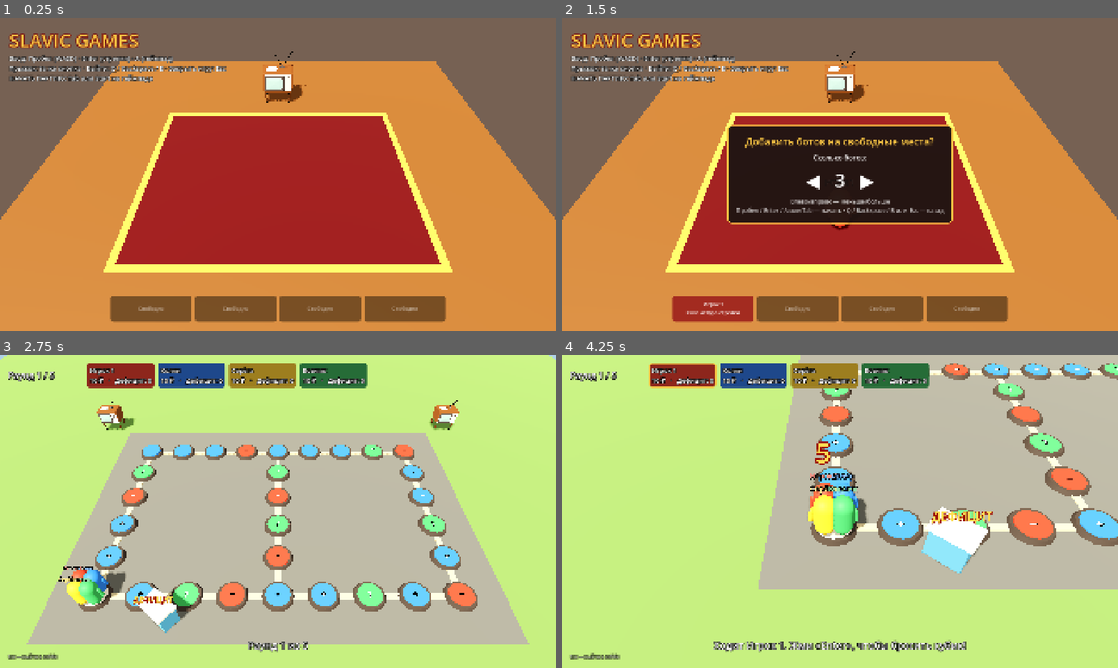
Above: before the commit, frames 1-4 (two rows, left to right).
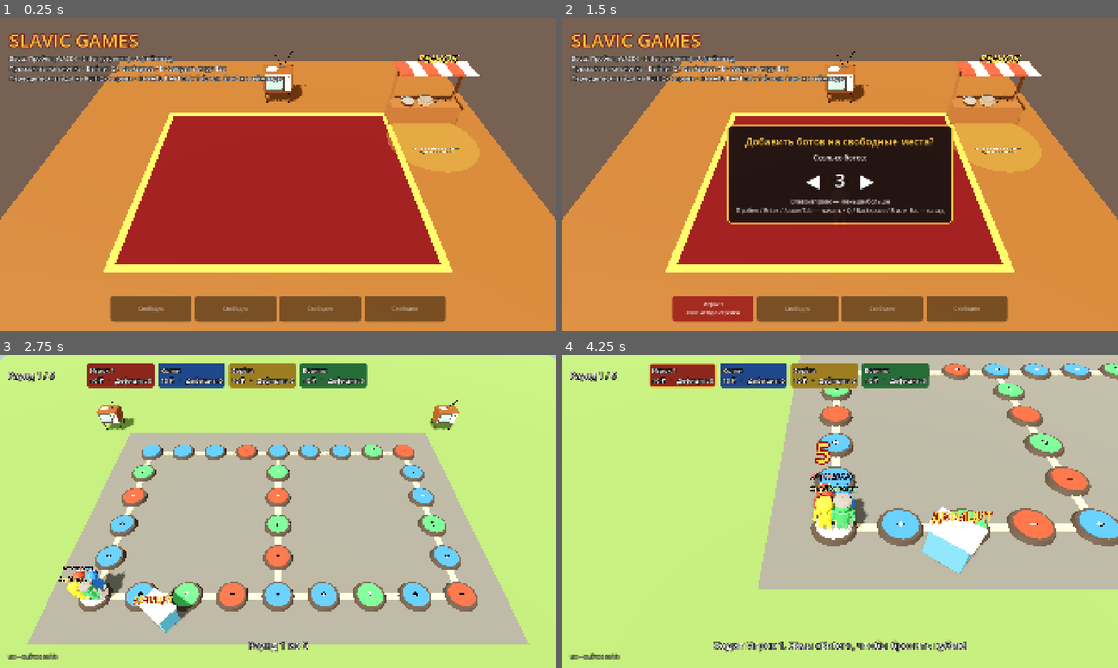
Above: after the commit, the same moments.

Repository: Gabrie1code/slavic-games
Game: Godot game, scene res://scenes/lobby/local_lobby.tscn
The game is run twice, just before and just after one commit, with the same random seed, the same clock (stepped at 60 frames per second) and the same inputs.
Inputs:
- Up to frame 1 (0.25 s): no input
- Up to frame 2 (1.5 s): tap Enter at 0.5 s; hold D 0.53-1.28 s; tap Tab at 0.6 s; tap Space at 0.77, 1.25 s; hold S from 1.28 s (still down); tap E at 1.35 s
- Up to frame 3 (2.75 s): tap Space at 1.52 s; tap Enter at 2, 2.1 s; release S at 2.03 s; hold D from 2.03 s (still down)
- Up to frame 4 (4.25 s): release D at 2.78 s; hold W 2.78-3.53 s; tap Keypad Enter at 2.85 s; tap Space at 3.02, 3.5, 3.77 s; hold A from 3.53 s (still down); tap Q at 3.6 s

The runs differ from the first frame. In frame 1, 3.7% of the frame differs, in the area x 1-87%, y 11-50%; in frame 2, 3.7%, in the area x 1-87%, y 11-68%; in frame 3, 0.5%; in frame 4, 0.8%.

Commit message:
Персонаж из частей с одеждой и рынок в лобби
- Единая модель персонажа (Blender-скрипт), окрашивается в цвет игрока
- Анимация кодом: ходьба, взмахи рук, дыхание; API персонажа не изменился
- Система одежды: 5 слотов, материал Primary красится в цвет игрока
- Вещи: кепарик, ушанка, олимпийка и треники «Абибас», кеды, очки-капельки
- Рынок в лобби: прилавок с товаром, гардероб для каждого игрока
- Наряды сохраняются за устройством, боты одеваются случайно

Co-Authored-By: Claude Opus 5.5 <noreply@anthropic.com>
Claude-Session: https://claude.ai/code/session_01D8uwbRJurrt4bqrYm2joHC

Diff:
--- a/autoload/player_manager.gd
+++ b/autoload/player_manager.gd
@@ -8,6 +8,8 @@
 
 ## Партия и мини-игры рассчитаны на 1–4 игроков (пустые места позже займут боты).
 const MAX_PLAYERS := 4
+## Файл с нарядами игроков (в папке сохранений пользователя).
+const OUTFITS_PATH := "user://outfits.cfg"
 
 ## Цвета игроков по слотам.
 const SLOT_COLORS: Array[Color] = [
@@ -52,6 +54,7 @@
 
 	InputSetup.register_player(p)
 	p.input = PlayerInput.new(p.slot)
+	p.outfit = load_outfit(p.device_key())
 
 	players.append(p)
 	player_joined.emit(p)
@@ -69,6 +72,7 @@
 	p.color = SLOT_COLORS[p.slot]
 	p.device_kind = PlayerData.DeviceKind.BOT
 	p.input = BotInput.new()
+	p.outfit = Cosmetics.random_outfit()
 	var taken: Array[String] = []
 	for other in players:
 		taken.append(other.display_name)
@@ -79,6 +83,28 @@
 	players.append(p)
 	player_joined.emit(p)
 	return p
+
+
+## Сохранить наряд игрока (привязан к его устройству).
+func save_outfit(p: PlayerData) -> void:
+	if p.device_key() == "":
+		return
+	var config := ConfigFile.new()
+	config.load(OUTFITS_PATH) # если файла нет — начнём с пустого
+	config.set_value("outfits", p.device_key(), p.outfit)
+	config.save(OUTFITS_PATH)
+
+
+func load_outfit(key: String) -> Dictionary:
+	var config := ConfigFile.new()
+	if key == "" or config.load(OUTFITS_PATH) != OK:
+		return {}
+	var outfit: Dictionary = config.get_value("outfits", key, {})
+	# Вещи, которых больше нет в каталоге, пропускаем.
+	for slot: int in outfit.keys():
+		if not Cosmetics.ITEMS.has(outfit[slot]):
+			outfit.erase(slot)
+	return outfit
 
 
 func free_slots() -> int:
--- a/scenes/characters/test_character.gd
+++ b/scenes/characters/test_character.gd
@@ -1,10 +1,10 @@
 class_name PlayerCharacter
 extends CharacterBody3D
-## Временный персонаж-капсула с руками.
-## Позже заменим на настоящих персонажей с моделями и анимациями.
+## Персонаж игрока: единая модель из частей, окрашенная в цвет игрока, плюс одежда.
 ##
-## Умеет: ходить и прыгать по вводу игрока, поднимать руку, держать предмет,
-## крутиться (атака битой), получать отбрасывание.
+## Части модели (из tools/blender/character.py): Torso, Head, ArmL, ArmR, LegL, LegR.
+## Анимация — кодом: ноги и руки качаются при ходьбе, правая рука поднимается
+## и держит предметы, всё тело крутится при атаке.
 
 const ACCELERATION := 40.0
 const JUMP_VELOCITY := 6.5
@@ -14,6 +14,9 @@
 const ARM_DOWN := 0.12
 const ARM_UP := 2.75
 const ARM_SIDE := 1.45
+## Ходьба: частота шага и размах рук/ног.
+const STEP_FREQUENCY := 2.4
+const SWING := 0.65
 
 var player: PlayerData
 var spawn_position := Vector3.ZERO
@@ -28,13 +31,25 @@
 var _knockback := Vector3.ZERO
 var _gravity: float = ProjectSettings.get_setting("physics/3d/default_gravity")
 var _arm_tween: Tween
+var _right_arm_busy := false
+var _walk_phase := 0.0
+var _idle_time := 0.0
+var _primary_material: StandardMaterial3D
+## Слот одежды -> надетые куски (чтобы снять при смене).
+var _worn: Dictionary = {}
 
 @onready var visual: Node3D = $Visual
-@onready var right_hand: Node3D = $Visual/ArmRight/Hand
-@onready var _arm_right: Node3D = $Visual/ArmRight
-@onready var _arm_left: Node3D = $Visual/ArmLeft
-@onready var _body: MeshInstance3D = $Visual/Body
+@onready var right_hand: Node3D = Node3D.new()
+@onready var _model: Node3D = $Visual/Model
 @onready var _name_label: Label3D = $NameLabel
+@onready var _parts := {
+	"Torso": $Visual/Model/Torso,
+	"Head": $Visual/Model/Head,
+	"ArmL": $Visual/Model/ArmL,
+	"ArmR": $Visual/Model/ArmR,
+	"LegL": $Visual/Model/LegL,
+	"LegR": $Visual/Model/LegR,
+}
 
 
 ## Вызывается сразу после создания персонажа, до добавления в сцену.
@@ -46,14 +61,19 @@
 
 
 func _ready() -> void:
-	var mat := StandardMaterial3D.new()
-	mat.albedo_color = player.color
-	mat.roughness = 0.6
-	_body.material_override = mat
-	for arm in [_arm_left, _arm_right]:
-		(arm.get_node("Mesh") as MeshInstance3D).material_override = mat
-	_arm_left.rotation.z = -ARM_DOWN
-	_arm_right.rotation.z = ARM_DOWN
+	_primary_material = StandardMaterial3D.new()
+	_primary_material.albedo_color = player.color
+	_primary_material.roughness = 0.6
+	_recolor(_model)
+
+	# Точка «в руке» — на конце правой руки.
+	right_hand.name = "Hand"
+	right_hand.position = Vector3(0, -0.42, 0)
+	_part("ArmR").add_child(right_hand)
+	_part("ArmL").rotation.z = -ARM_DOWN
+	_part("ArmR").rotation.z = ARM_DOWN
+
+	apply_outfit(player.outfit)
 	_name_label.text = player.display_name
 	_name_label.modulate = player.color.lightened(0.3)
 
@@ -87,6 +107,27 @@
 		_knockback = Vector3.ZERO
 
 
+## Анимация ходьбы и дыхания (только визуал, работает и без физики).
+func _process(delta: float) -> void:
+	_idle_time += delta
+	var walk_speed := Vector2(velocity.x, velocity.z).length() if is_physics_processing() else 0.0
+	var amount := clampf(walk_speed / 6.0, 0.0, 1.0)
+	_walk_phase += delta * STEP_FREQUENCY * TAU * amount
+	var swing := sin(_walk_phase) * SWING * amount
+	# Ноги и руки качаются навстречу друг другу; в стойке — плавно возвращаются.
+	var legs_back := 1.0 - minf(1.0, delta * 10.0)
+	_part("LegL").rotation.x = swing if amount > 0.05 else _part("LegL").rotation.x * legs_back
+	_part("LegR").rotation.x = -swing if amount > 0.05 else _part("LegR").rotation.x * legs_back
+	_part("ArmL").rotation.x = -swing * 0.8
+	if not _right_arm_busy:
+		_part("ArmR").rotation.x = swing * 0.8
+	else:
+		_part("ArmR").rotation.x = 0.0
+	# Подпрыгивание при шаге и лёгкое «дыхание» в стойке.
+	_model.position.y = absf(sin(_walk_phase)) * 0.06 * amount
+	_part("Head").rotation.x = sin(_idle_time * 2.0) * 0.04
+
+
 ## Отбросить персонажа (например, от удара битой).
 func apply_knockback(impulse: Vector3) -> void:
 	_knockback += Vector3(impulse.x, 0.0, impulse.z)
@@ -98,12 +139,13 @@
 	set_arm_angle(ARM_UP if up else ARM_DOWN, time)
 
 
-## Повернуть правую руку на угол (радианы, 0 = вниз).
+## Повернуть правую руку на угол (радианы, ARM_DOWN = опущена).
 func set_arm_angle(angle: float, time: float = 0.15) -> void:
+	_right_arm_busy = absf(angle - ARM_DOWN) > 0.01
 	if _arm_tween:
 		_arm_tween.kill()
 	_arm_tween = create_tween()
-	_arm_tween.tween_property(_arm_right, "rotation:z", angle, time) \
+	_arm_tween.tween_property(_part("ArmR"), "rotation:z", angle, time) \
 		.set_trans(Tween.TRANS_BACK).set_ease(Tween.EASE_OUT)
 
 
@@ -113,8 +155,54 @@
 		child.queue_free()
 	if item:
 		right_hand.add_child(item)
-
-
-## Тело-капсула для покраски (например, продавщица в белом халате).
+		_right_arm_busy = true
+
+
+## Перекрасить «основной» цвет (например, белый халат продавщицы).
 func set_body_color(color: Color) -> void:
-	(_body.material_override as StandardMaterial3D).albedo_color = color
+	_primary_material.albedo_color = color
+
+
+## Надеть наряд: словарь {Cosmetics.Slot: id вещи}. Пустые слоты — ничего.
+func apply_outfit(outfit: Dictionary) -> void:
+	for slot: int in Cosmetics.SLOT_NAMES:
+		wear(slot, outfit.get(slot, ""))
+
+
+## Надеть вещь в слот (пустой id — снять).
+func wear(slot: int, item_id: String) -> void:
+	for piece: Node in _worn.get(slot, []):
+		piece.queue_free()
+	_worn.erase(slot)
+	if item_id == "" or not Cosmetics.ITEMS.has(item_id):
+		return
+	var item := Cosmetics.load_item(item_id).instantiate()
+	var pieces: Array[Node] = []
+	# Каждый кусок вещи переезжает внутрь своей части тела.
+	for piece: Node in item.get_children():
+		if not piece is Node3D or not _parts.has(String(piece.name)):
+			continue
+		var piece_3d := piece as Node3D
+		item.remove_child(piece_3d)
+		_part(String(piece.name)).add_child(piece_3d)
+		piece_3d.transform = Transform3D.IDENTITY
+		_recolor(piece_3d)
+		pieces.append(piece_3d)
+	item.queue_free()
+	_worn[slot] = pieces
+
+
+func _part(part_name: String) -> Node3D:
+	return _parts[part_name] as Node3D
+
+
+## Материал "Primary" на всех мешах внутри node заменяется цветом игрока.
+func _recolor(node: Node) -> void:
+	if node is MeshInstance3D:
+		var mesh_instance := node as MeshInstance3D
+		for i in mesh_instance.mesh.get_surface_count():
+			var surface_material := mesh_instance.mesh.surface_get_material(i)
+			if surface_material and surface_material.resource_name.begins_with("Primary"):
+				mesh_instance.set_surface_override_material(i, _primary_material)
+	for child in node.get_children():
+		_recolor(child)
--- a/scenes/characters/test_character.tscn
+++ b/scenes/characters/test_character.tscn
@@ -1,34 +1,13 @@
 [gd_scene format=3]
 
 [ext_resource type="Script" path="res://scenes/characters/test_character.gd" id="1_script"]
+[ext_resource type="PackedScene" path="res://assets/models/character/character_base.glb" id="2_model"]
 
 [sub_resource type="CapsuleShape3D" id="CapsuleShape3D_body"]
 radius = 0.4
 height = 1.6
 
-[sub_resource type="CapsuleMesh" id="CapsuleMesh_body"]
-radius = 0.4
-height = 1.6
-radial_segments = 12
-rings = 4
-
-[sub_resource type="StandardMaterial3D" id="Mat_eye"]
-albedo_color = Color(0.05, 0.05, 0.05, 1)
-
-[sub_resource type="SphereMesh" id="SphereMesh_eye"]
-material = SubResource("Mat_eye")
-radius = 0.07
-height = 0.14
-radial_segments = 8
-rings = 4
-
-[sub_resource type="CapsuleMesh" id="CapsuleMesh_arm"]
-radius = 0.09
-height = 0.62
-radial_segments = 8
-rings = 2
-
-[node name="TestCharacter" type="CharacterBody3D"]
+[node name="Character" type="CharacterBody3D"]
 script = ExtResource("1_script")
 
 [node name="Collision" type="CollisionShape3D" parent="."]
@@ -37,37 +16,7 @@
 
 [node name="Visual" type="Node3D" parent="."]
 
-[node name="Body" type="MeshInstance3D" parent="Visual"]
-transform = Transform3D(1, 0, 0, 0, 1, 0, 0, 0, 1, 0, 0.8, 0)
-mesh = SubResource("CapsuleMesh_body")
-
-[node name="EyeLeft" type="MeshInstance3D" parent="Visual"]
-transform = Transform3D(1, 0, 0, 0, 1, 0, 0, 0, 1, -0.14, 1.25, -0.36)
-mesh = SubResource("SphereMesh_eye")
-
-[node name="EyeRight" type="MeshInstance3D" parent="Visual"]
-transform = Transform3D(1, 0, 0, 0, 1, 0, 0, 0, 1, 0.14, 1.25, -0.36)
-mesh = SubResource("SphereMesh_eye")
-
-[node name="ArmLeft" type="Node3D" parent="Visual"]
-transform = Transform3D(1, 0, 0, 0, 1, 0, 0, 0, 1, -0.42, 1.05, 0)
-
-[node name="Mesh" type="MeshInstance3D" parent="Visual/ArmLeft"]
-transform = Transform3D(1, 0, 0, 0, 1, 0, 0, 0, 1, 0, -0.26, 0)
-mesh = SubResource("CapsuleMesh_arm")
-
-[node name="Hand" type="Node3D" parent="Visual/ArmLeft"]
-transform = Transform3D(1, 0, 0, 0, 1, 0, 0, 0, 1, 0, -0.52, 0)
-
-[node name="ArmRight" type="Node3D" parent="Visual"]
-transform = Transform3D(1, 0, 0, 0, 1, 0, 0, 0, 1, 0.42, 1.05, 0)
-
-[node name="Mesh" type="MeshInstance3D" parent="Visual/ArmRight"]
-transform = Transform3D(1, 0, 0, 0, 1, 0, 0, 0, 1, 0, -0.26, 0)
-mesh = SubResource("CapsuleMesh_arm")
-
-[node name="Hand" type="Node3D" parent="Visual/ArmRight"]
-transform = Transform3D(1, 0, 0, 0, 1, 0, 0, 0, 1, 0, -0.52, 0)
+[node name="Model" parent="Visual" instance=ExtResource("2_model")]
 
 [node name="NameLabel" type="Label3D" parent="."]
 transform = Transform3D(1, 0, 0, 0, 1, 0, 0, 0, 1, 0, 2.05, 0)
--- a/scenes/lobby/local_lobby.gd
+++ b/scenes/lobby/local_lobby.gd
@@ -5,10 +5,17 @@
 ## Выход: Q, Backspace/Shift или B на геймпаде.
 ## Начать партию: Tab или Start на геймпаде.
 ## Если есть свободные места — сначала спросим, сколько добавить ботов.
+## Рынок (справа): подойти и нажать кнопку подтверждения — откроется гардероб.
 
 const CHARACTER_SCENE := preload("res://scenes/characters/test_character.tscn")
 const SPAWN_RADIUS := 3.0
 const ROUNDS := 5
+const MARKET_POS := Vector3(7.0, 0.0, -1.6)
+const MARKET_RADIUS := 2.0
+const WARDROBE_SLOTS: Array[int] = [
+	Cosmetics.Slot.HAT, Cosmetics.Slot.JACKET, Cosmetics.Slot.PANTS,
+	Cosmetics.Slot.SHOES, Cosmetics.Slot.ACCESSORY,
+]
 
 var _characters: Dictionary = {} # PlayerData.id -> персонаж
 var _slot_panels: Array[PanelContainer] = []
@@ -18,6 +25,9 @@
 var _bot_count_label: Label
 var _bot_count := 0
 
+## Открытые гардеробы: PlayerData.id -> {"panel": PanelContainer, "label": Label, "row": int}
+var _wardrobes: Dictionary = {}
+
 @onready var _players_root: Node3D = $Players
 @onready var _camera: Camera3D = $Camera3D
 @onready var _sun: DirectionalLight3D = $Sun
@@ -28,6 +38,7 @@
 	_camera.look_at_from_position(Vector3(0, 9.5, 10.5), Vector3(0, 0, 0.5))
 	_sun.rotation_degrees = Vector3(-55, -35, 0)
 	_build_ui()
+	_build_market()
 
 	# Боты прошлой партии в лобби не нужны: при старте спросим заново.
 	PlayerManager.remove_bots()
@@ -73,6 +84,7 @@
 func _start_match() -> void:
 	if PlayerManager.players.is_empty():
 		return
+	_close_all_wardrobes()
 	if _bot_dialog.visible:
 		_confirm_bots()
 	elif PlayerManager.free_slots() > 0:
@@ -91,13 +103,190 @@
 		_process_bot_dialog()
 		return
 	for p in PlayerManager.players.duplicate():
-		if p.input and p.input.is_just_pressed("cancel"):
+		if p.input == null or p.is_bot():
+			continue
+		if _wardrobes.has(p.id):
+			_process_wardrobe(p)
+		elif p.input.is_just_pressed("confirm") and _is_at_market(p):
+			_open_wardrobe(p)
+		elif p.input.is_just_pressed("cancel"):
 			PlayerManager.remove_player(p)
 
 
+# ---------------- Рынок и гардероб ----------------
+
+func _is_at_market(p: PlayerData) -> bool:
+	if not _characters.has(p.id):
+		return false
+	var pos: Vector3 = (_characters[p.id] as Node3D).global_position
+	return Vector2(pos.x - MARKET_POS.x, pos.z - MARKET_POS.z).length() < MARKET_RADIUS
+
+
+func _open_wardrobe(p: PlayerData) -> void:
+	var character: PlayerCharacter = _characters[p.id]
+	character.input_enabled = false
+	character.velocity = Vector3.ZERO
+	character.rotation.y = PI # лицом к камере, чтобы было видно наряд
+
+	var panel := PanelContainer.new()
+	var style := StyleBoxFlat.new()
+	style.bg_color = Color(0.1, 0.07, 0.06, 0.92)
+	style.border_color = p.color
+	style.set_border_width_all(4)
+	style.set_corner_radius_all(12)
+	style.set_content_margin_all(14)
+	panel.add_theme_stylebox_override("panel", style)
+	panel.custom_minimum_size = Vector2(430, 0)
+	# Окна разных игроков — друг под другом у правого края.
+	panel.position = Vector2(get_viewport().get_visible_rect().size.x - 460, 150 + p.slot * 215)
+	var label := Label.new()
+	label.add_theme_font_size_override("font_size", 20)
+	panel.add_child(label)
+	_ui.add_child(panel)
+	_wardrobes[p.id] = {"panel": panel, "label": label, "row": 0}
+	_update_wardrobe(p)
+
+
+func _close_wardrobe(p: PlayerData) -> void:
+	if not _wardrobes.has(p.id):
+		return
+	(_wardrobes[p.id]["panel"] as Node).queue_free()
+	_wardrobes.erase(p.id)
+	PlayerManager.save_outfit(p)
+	if _characters.has(p.id):
+		(_characters[p.id] as PlayerCharacter).input_enabled = true
+
+
+func _close_all_wardrobes() -> void:
+	for p in PlayerManager.players:
+		_close_wardrobe(p)
+
+
+## Вверх/вниз — выбор вещи (шапка, куртка...), влево/вправо — листать, подтвердить/отмена — готово.
+func _process_wardrobe(p: PlayerData) -> void:
+	var state: Dictionary = _wardrobes[p.id]
+	if p.input.is_just_pressed("confirm") or p.input.is_just_pressed("cancel"):
+		_close_wardrobe(p)
+		return
+	var row: int = state["row"]
+	if p.input.is_just_pressed("move_up"):
+		state["row"] = posmod(row - 1, WARDROBE_SLOTS.size())
+	elif p.input.is_just_pressed("move_down"):
+		state["row"] = posmod(row + 1, WARDROBE_SLOTS.size())
+	elif p.input.is_just_pressed("move_left") or p.input.is_just_pressed("move_right"):
+		var slot := WARDROBE_SLOTS[row]
+		var options: Array[String] = [""]
+		options.append_array(Cosmetics.items_for_slot(slot as Cosmetics.Slot))
+		var current: String = p.outfit.get(slot, "")
+		var step := -1 if p.input.is_just_pressed("move_left") else 1
+		var next_id := options[posmod(options.find(current) + step, options.size())]
+		if next_id == "":
+			p.outfit.erase(slot)
+		else:
+			p.outfit[slot] = next_id
+		(_characters[p.id] as PlayerCharacter).wear(slot, next_id)
+	else:
+		return
+	_update_wardrobe(p)
+
+
+func _update_wardrobe(p: PlayerData) -> void:
+	var state: Dictionary = _wardrobes[p.id]
+	var lines: PackedStringArray = ["%s — рынок" % p.display_name, ""]
+	for i in WARDROBE_SLOTS.size():
+		var slot := WARDROBE_SLOTS[i]
+		var item := Cosmetics.item_name(p.outfit.get(slot, ""))
+		var marker := "▶ " if i == state["row"] else "   "
+		lines.append("%s%s:  ◀ %s ▶" % [marker, Cosmetics.SLOT_NAMES[slot], item])
+	lines.append("")
+	lines.append("вверх/вниз — вещь, влево/вправо — листать, подтвердить — готово")
+	(state["label"] as Label).text = "\n".join(lines)
+
+
+func _build_market() -> void:
+	var market := Node3D.new()
+	market.name = "Market"
+	market.position = MARKET_POS
+	add_child(market)
+
+	var wood := StandardMaterial3D.new()
+	wood.albedo_color = Color("7a4a2a")
+	var red := StandardMaterial3D.new()
+	red.albedo_color = Color("c0392b")
+	var white := StandardMaterial3D.new()
+	white.albedo_color = Color("eeeeee")
+	# Прилавок, стойки и полосатый навес.
+	_add_box(market, Vector3(3.2, 0.9, 0.9), Vector3(0, 0.45, -1.9), wood, true)
+	for x in [-1.5, 1.5]:
+		_add_box(market, Vector3(0.12, 2.6, 0.12), Vector3(x, 1.3, -2.3), wood, true)
+	for i in 6:
+		_add_box(market, Vector3(0.55, 0.08, 1.4), Vector3(-1.38 + i * 0.55, 2.62, -2.0),
+			red if i % 2 == 0 else white, false)
+	# На прилавке выложен товар.
+	for item_info in [["hat_kepka", -0.8], ["hat_ushanka", 0.0], ["acc_glasses_drops", 0.8]]:
+		var item := Cosmetics.load_item(item_info[0]).instantiate() as Node3D
+		item.position = Vector3(item_info[1], -0.45, -1.9)
+		market.add_child(item)
+
+	var sign := Label3D.new()
+	sign.text = "РЫНОК"
+	sign.font_size = 96
+	sign.outline_size = 18
+	sign.modulate = Color("f6c343")
+	sign.position = Vector3(0, 3.1, -2.0)
+	market.add_child(sign)
+
+	# Круг «встань сюда».
+	var zone := MeshInstance3D.new()
+	var zone_mesh := CylinderMesh.new()
+	zone_mesh.top_radius = MARKET_RADIUS
+	zone_mesh.bottom_radius = MARKET_RADIUS
+	zone_mesh.height = 0.02
+	zone_mesh.radial_segments = 24
+	zone.mesh = zone_mesh
+	var zone_mat := StandardMaterial3D.new()
+	zone_mat.transparency = BaseMaterial3D.TRANSPARENCY_ALPHA
+	zone_mat.shading_mode = BaseMaterial3D.SHADING_MODE_UNSHADED
+	zone_mat.albedo_color = Color(0.96, 0.76, 0.26, 0.3)
+	zone.material_override = zone_mat
+	zone.position.y = 0.04
+	market.add_child(zone)
+
+	var hint := Label3D.new()
+	hint.text = "Встань в круг и нажми\nПробел / Enter / A"
+	hint.font_size = 36
+	hint.outline_size = 10
+	hint.rotation_degrees.x = -90
+	hint.position = Vector3(0, 0.06, 0.6)
+	market.add_child(hint)
+
+
+func _add_box(parent: Node3D, size: Vector3, pos: Vector3, material: Material, solid: bool) -> void:
+	var mesh_instance := MeshInstance3D.new()
+	var mesh := BoxMesh.new()
+	mesh.size = size
+	mesh_instance.mesh = mesh
+	mesh_instance.material_override = material
+	mesh_instance.position = pos
+	if not solid:
+		parent.add_child(mesh_instance)
+		return
+	var body := StaticBody3D.new()
+	body.position = pos
+	mesh_instance.position = Vector3.ZERO
+	body.add_child(mesh_instance)
+	var shape := CollisionShape3D.new()
+	var box_shape := BoxShape3D.new()
+	box_shape.size = size
+	shape.shape = box_shape
+	body.add_child(shape)
+	parent.add_child(body)
+
+
 # ---------------- Окно ботов ----------------
 
 func _open_bot_dialog() -> void:
+	_close_all_wardrobes()
 	_bot_count = PlayerManager.free_slots()
 	_update_bot_dialog()
 	_bot_dialog.visible = true
@@ -155,6 +344,9 @@
 
 
 func _on_player_left(p: PlayerData) -> void:
+	if _wardrobes.has(p.id):
+		(_wardrobes[p.id]["panel"] as Node).queue_free()
+		_wardrobes.erase(p.id)
 	if _characters.has(p.id):
 		_characters[p.id].queue_free()
 		_characters.erase(p.id)
@@ -186,7 +378,7 @@
 	var hint := Label.new()
 	hint.text = ("Вход: Пробел (WASD) · Enter (стрелки) · A (геймпад)\n"
 		+ "Прыжок: та же кнопка · Выйти: Q / Backspace / B · Закрыть игру: Esc\n"
-		+ "НАЧАТЬ ПАРТИЮ: Tab или Start на геймпаде")
+		+ "Переодеться: зайди на РЫНОК справа · НАЧАТЬ ПАРТИЮ: Tab или Start на геймпаде")
 	hint.add_theme_font_size_override("font_size", 22)
 	hint.add_theme_color_override("font_outline_color", Color.BLACK)
 	hint.add_theme_constant_override("outline_size", 8)
--- /dev/null
+++ b/scripts/core/cosmetics.gd
@@ -0,0 +1,57 @@
+class_name Cosmetics
+extends RefCounted
+## Каталог одежды персонажа.
+##
+## Каждая вещь — .glb из tools/blender/character.py (имя файла = id вещи).
+## В нём куски с именами частей тела
+## (Head, Torso, ArmL, ArmR, LegL, LegR). Материал "Primary" красится в цвет игрока.
+## Чтобы добавить вещь: сделать её в Blender-скрипте и дописать сюда одну строку.
+
+enum Slot { HAT, JACKET, PANTS, SHOES, ACCESSORY }
+
+const SLOT_NAMES := {
+	Slot.HAT: "Шапка",
+	Slot.JACKET: "Куртка",
+	Slot.PANTS: "Штаны",
+	Slot.SHOES: "Обувь",
+	Slot.ACCESSORY: "Аксессуар",
+}
+
+const DIR := "res://assets/models/character/cosmetics/"
+
+## id вещи -> слот и название. Модель: DIR + id + ".glb".
+const ITEMS := {
+	"hat_kepka": {"slot": Slot.HAT, "name": "Кепарик"},
+	"hat_ushanka": {"slot": Slot.HAT, "name": "Ушанка"},
+	"jacket_abibas": {"slot": Slot.JACKET, "name": "Олимпийка «Абибас»"},
+	"pants_abibas": {"slot": Slot.PANTS, "name": "Треники «Абибас»"},
+	"shoes_kedy": {"slot": Slot.SHOES, "name": "Кеды"},
+	"acc_glasses_drops": {"slot": Slot.ACCESSORY, "name": "Очки-капельки"},
+}
+
+
+## Все вещи слота (id), в порядке каталога.
+static func items_for_slot(slot: Slot) -> Array[String]:
+	var result: Array[String] = []
+	for id: String in ITEMS:
+		if ITEMS[id]["slot"] == slot:
+			result.append(id)
+	return result
+
+
+static func item_name(id: String) -> String:
+	return ITEMS[id]["name"] if ITEMS.has(id) else "Ничего"
+
+
+static func load_item(id: String) -> PackedScene:
+	return load(DIR + id + ".glb") as PackedScene
+
+
+## Случайный наряд (для ботов): в каждом слоте вещь или ничего.
+static func random_outfit() -> Dictionary:
+	var outfit := {}
+	for slot: Slot in SLOT_NAMES:
+		var options := items_for_slot(slot)
+		if not options.is_empty() and randf() < 0.7:
+			outfit[slot] = options.pick_random()
+	return outfit
--- a/scripts/core/player_data.gd
+++ b/scripts/core/player_data.gd
@@ -26,6 +26,8 @@
 var joypad_id: int = -1
 ## Сетевой peer, которому принадлежит игрок. 1 = хост / локальная игра.
 var peer_id: int = 1
+## Наряд: {Cosmetics.Slot: id вещи}. Пустой слот — ничего не надето.
+var outfit: Dictionary = {}
 
 ## Управление локального игрока. У сетевых игроков = null.
 var input: PlayerInput = null
@@ -44,6 +46,19 @@
 	return input as BotInput if is_bot() else null
 
 
+## Ключ для сохранения наряда: одно устройство — один сохранённый наряд.
+func device_key() -> String:
+	match device_kind:
+		DeviceKind.KEYBOARD_WASD:
+			return "keyboard_wasd"
+		DeviceKind.KEYBOARD_ARROWS:
+			return "keyboard_arrows"
+		DeviceKind.JOYPAD:
+			return "joypad_%d" % joypad_id
+		_:
+			return ""
+
+
 func device_label() -> String:
 	match device_kind:
 		DeviceKind.KEYBOARD_WASD:
Binary file added: assets/models/character/character_base.glb
Binary file added: assets/models/character/cosmetics/acc_glasses_drops.glb
Binary file added: assets/models/character/cosmetics/hat_kepka.glb
Binary file added: assets/models/character/cosmetics/hat_ushanka.glb
Binary file added: assets/models/character/cosmetics/jacket_abibas.glb
Binary file added: assets/models/character/cosmetics/pants_abibas.glb
Binary file added: assets/models/character/cosmetics/shoes_kedy.glb
Binary file added: docs/characters_preview.png
Not shown, changed: CLAUDE.md
Not shown, changed: docs/ROADMAP.md
